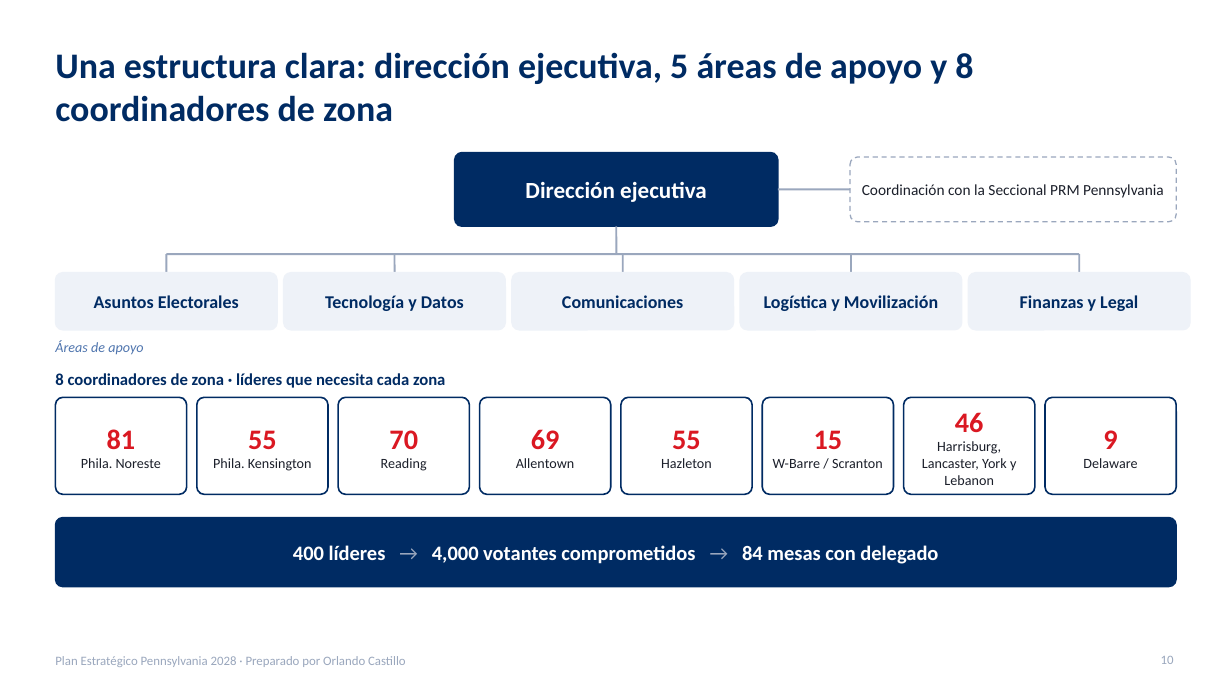
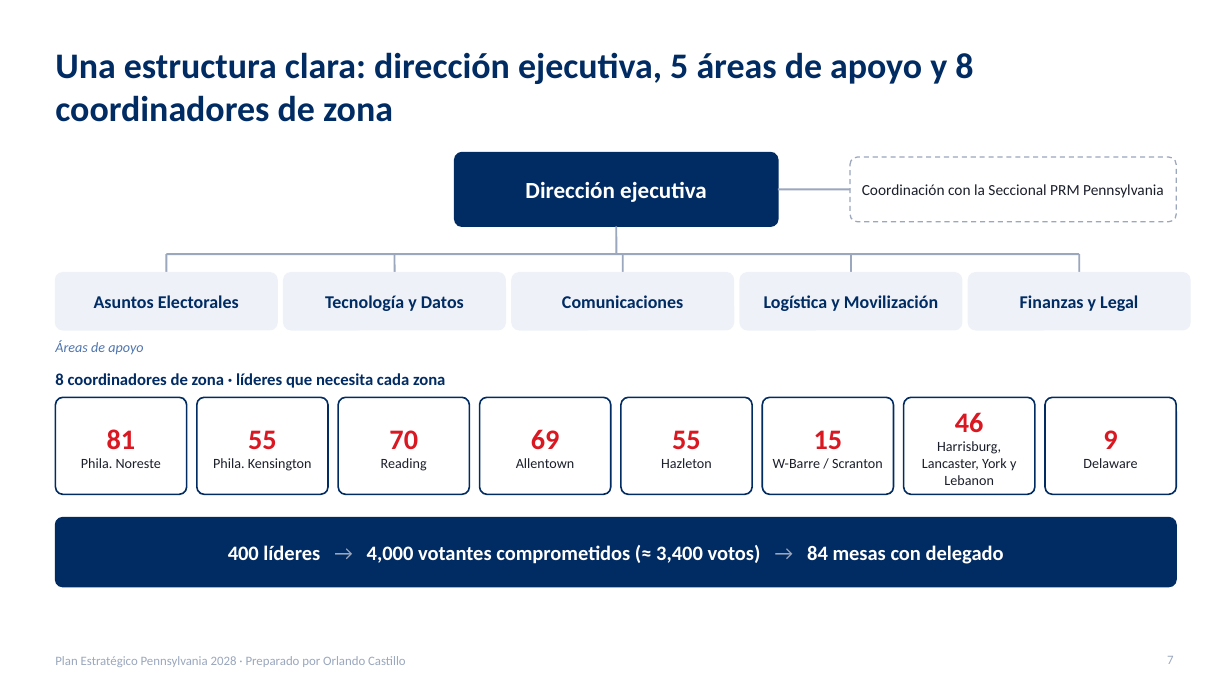
Before and after one commit to rcastillo9556/pdf-toolkit, a slide deck: slide 7 of presentaciones/Plan_Estrategico_Pennsylvania_2028.pptx (slide 10 before the commit). Drawn at 1232x693 pixels with LibreOffice and Linux fonts; fonts in the diff are those of the drawing. Boxes give left, top, right and bottom in pixels: in the first picture for what was removed or moved away, otherwise in the second. Text is boxed around its words. In the diff, an @@ line names an element or a change of style, - is before the commit and + after.

```diff
--- a/presentaciones/Plan_Estrategico_Pennsylvania_2028.pptx
+++ b/presentaciones/Plan_Estrategico_Pennsylvania_2028.pptx
@@ text at box(228, 545, 1004, 564): text changed @@
-400 líderes → 4,000 votantes comprometidos → 84 mesas con delegado
+400 líderes → 4,000 votantes comprometidos (≈ 3,400 votos) → 84 mesas con delegado
@@ page number at box(1167, 656, 1173, 664): text changed @@
-10
+7
```
Also in this commit, not shown: 7 other slides changed, 4 slides removed, 2 other files.
